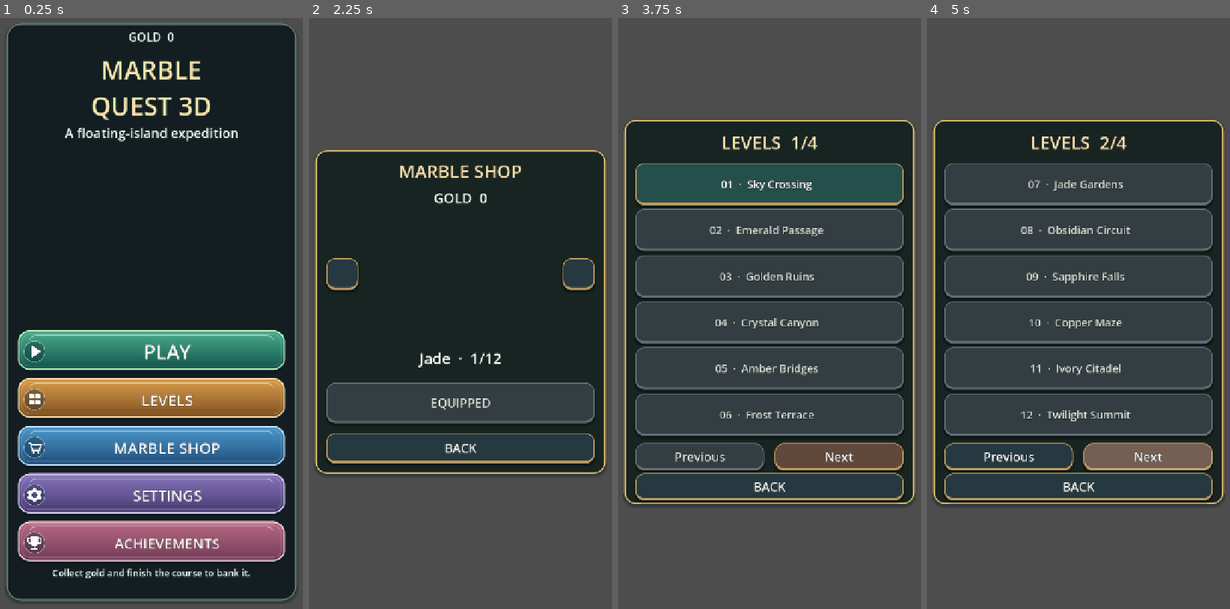
Above: before the commit, frames 1-4 (left to right).
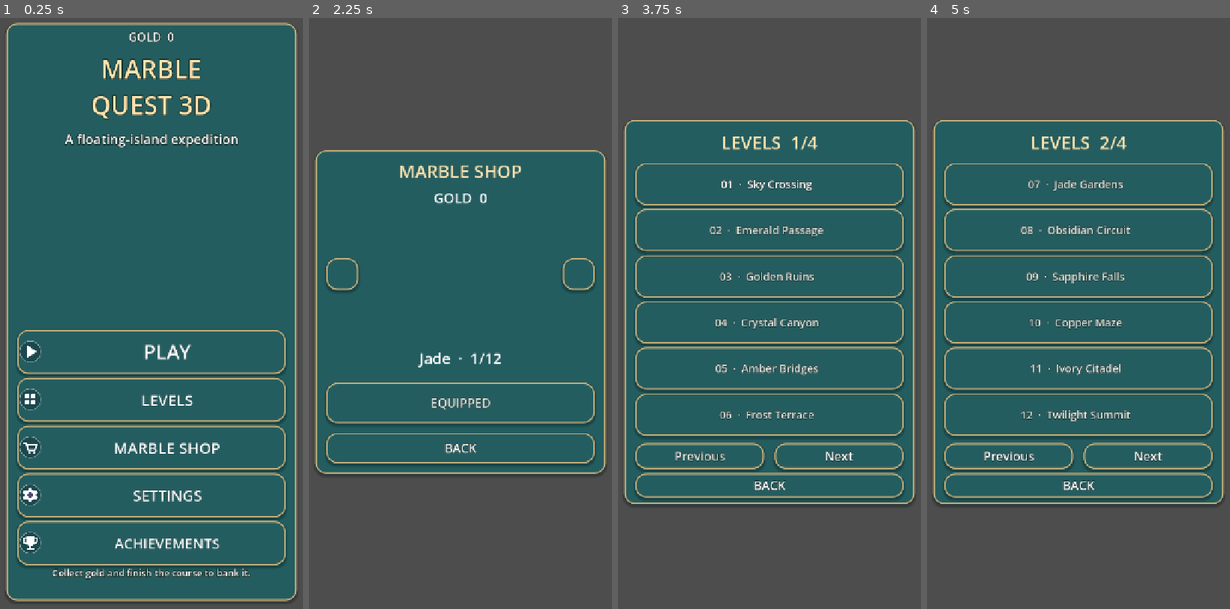
Above: after the commit, the same moments.

Repository: mhmmad444410aa-ai/MarbleQuest3D
Game: Godot game, scene res://main.tscn
The game is run twice, just before and just after one commit, with the same random seed, the same clock (stepped at 60 frames per second) and the same inputs.
Inputs:
- Up to frame 1 (0.25 s): no input
- Up to frame 2 (2.25 s): click "PLAY" at 0.5 s; click "PLAY" at 1.25 s; click "MARBLE SHOP" at 2 s
- Up to frame 3 (3.75 s): click "BACK" at 2.75 s; click "LEVELS" at 3.5 s
- Up to frame 4 (5 s): click "Next" at 4.25 s

The runs differ from the first frame. In frame 1, 90% of the frame differs, in the area x 1-99%, y 0-99%; in frame 2, 50%; in frame 3, 53%; in frame 4, 59%.

Commit message:
Import CC0 adventure and fantasy UI, remove rolling noise, increase bridge challenges

Diff:
--- a/scripts/quest.gd
+++ b/scripts/quest.gd
@@ -102,8 +102,9 @@
 
 var coins = 0
 var run_gold = 0
+var gust_zones: Array[Dictionary] = []
+var challenge_count = 0
 var effect_player: AudioStreamPlayer
-var rolling_player: AudioStreamPlayer
 var effects: Dictionary = {}
 var result_backdrop: Panel
 var result_symbol: TextureRect
@@ -584,6 +585,8 @@
     secret_platform = null
     orbs.clear()
     stage_hazards.clear()
+    gust_zones.clear()
+    challenge_count = 0
     if is_instance_valid(result_tween): result_tween.kill()
     result.scale = Vector2.ONE
     result.visible = false
@@ -715,17 +718,23 @@
         route_points.append(Vector3(float(pair[0]),route_height(i),float(pair[1])))
     var theme = stage_index%12
     var width: float = [4.8,4.5,4.2,4.4,4.0,4.6,4.7,4.1,4.3,4.2,4.6,4.0][theme]
-    if stage_index>=6: width -= 0.20
-    if stage_index>=12: width -= 0.20
-    if stage_index>=18: width -= 0.15
+    # Keep junctions spacious enough to turn; bridge difficulty increases sharply.
+    if stage_index>=6: width -= 0.30
+    if stage_index>=12: width -= 0.30
+    if stage_index>=18: width -= 0.25
     for i in range(route_points.size()-1):
         var a: Vector3 = route_points[i]
         var b: Vector3 = route_points[i+1]
         stage_length += a.distance_to(b)
         var segment_width = float(width)
-        if theme in [4,7,9,11] and i%2==1: segment_width -= 0.35
-        var segment = connect_decks(a,b,segment_width,i%3==1)
+        var long_span = a.distance_to(b)>=7.8
+        if stage_index>=2 and long_span and i>=1:
+            segment_width = minf(segment_width,3.0 if stage_index<6 else (2.65 if stage_index<12 else (2.35 if stage_index<18 else 2.05)))
+        elif theme in [4,7,9,11] and i%2==1: segment_width -= 0.25
+        var segment = connect_decks(a,b,segment_width,i%3==1 and stage_index<6)
         if i==2: bridge=segment
+        if stage_index>=2 and long_span and i>=1:
+            add_challenge(a,b,segment_width,i)
     for i in range(route_points.size()):
         var point: Vector3 = route_points[i]
         var size = float(width)+0.85 if i>0 and i<route_points.size()-1 else 6.0
@@ -771,6 +780,42 @@
     if is_instance_valid(sky_surface):
         sky_surface.sky_top_color = Color(SKY_COLORS[theme])
         sky_surface.sky_horizon_color = Color(SKY_COLORS[theme]).lerp(Color.WHITE,0.38)
+
+func add_challenge(a: Vector3,b: Vector3,width: float,index: int) -> void:
+    # Pairs of real moving bumpers along exposed bridge edges and a crosswind
+    # corridor. Centre remains traversable with precise steering and braking.
+    var tangent = (b-a).normalized()
+    var side = Vector3(-tangent.z,0,tangent.x)
+    var middle = (a+b)*0.5
+    var intensity = 0.7+float(stage_index)*0.075
+    var sign_value = -1.0 if index%2==0 else 1.0
+    var hazard = AnimatableBody3D.new()
+    course.add_child(hazard)
+    hazard.position = middle+side*sign_value*(width*0.5-0.12)+Vector3(0,0.22,0)
+    hazard.set_meta("cross_origin",hazard.position)
+    hazard.set_meta("cross_side",side*sign_value)
+    hazard.set_meta("cross_phase",float(index)*1.7)
+    hazard.set_meta("cross_amplitude",minf(0.22,width*0.08))
+    var size = Vector3(0.42,0.52,0.48)
+    var mesh = BoxMesh.new()
+    mesh.size = size
+    attach_mesh(hazard,mesh,Vector3.ZERO,palette_material("hazard_copper",Color("b76a39"),0.42,0.35))
+    collider(hazard,size,Vector3.ZERO)
+    stage_hazards.append(hazard)
+    # Yellow edge beacons indicate the wind corridor before entering it.
+    for edge in [-1.0,1.0]:
+        var post = CylinderMesh.new()
+        post.top_radius = 0.09
+        post.bottom_radius = 0.15
+        post.height = 0.48
+        post.radial_segments = 8
+        var warning = palette_material("wind_beacon",Color("f4b74b"),0.40,0.28)
+        warning.emission_enabled = true
+        warning.emission = Color("c88324")
+        warning.emission_energy_multiplier = 0.55
+        attach_mesh(course,post,middle-tangent*1.35+side*edge*(width*0.5-0.08)+Vector3(0,0.22,0),warning)
+    gust_zones.append({"centre":middle,"direction":tangent,"side":side,"width":width,"force":intensity,"phase":float(index)*1.7})
+    challenge_count += 1
 
 func landmark_column(pos: Vector3,height: float,colour: Color) -> void:
     var column = Node3D.new()
@@ -879,13 +924,27 @@
     clock += delta
     respawn_guard = maxf(0.0,respawn_guard-delta)
     for hazard in stage_hazards:
-        hazard.position.x = float(hazard.get_meta("origin_x")) + sin(clock * 1.45 + hazard.position.z)*0.24
+        if hazard.has_meta("cross_origin"):
+            var origin: Vector3 = hazard.get_meta("cross_origin")
+            var lateral: Vector3 = hazard.get_meta("cross_side")
+            var wave = sin(clock*2.2+float(hazard.get_meta("cross_phase")))
+            hazard.position = origin+lateral*wave*float(hazard.get_meta("cross_amplitude"))
+        else:
+            hazard.position.x = float(hazard.get_meta("origin_x")) + sin(clock * 1.45 + hazard.position.z)*0.24
     if is_instance_valid(secret_platform):
         secret_platform.position.y = secret_origin.y+sin(clock*1.4)*0.035
     var axis = move
     axis += Vector2(float(Input.is_physical_key_pressed(KEY_D))-float(Input.is_physical_key_pressed(KEY_A)),float(Input.is_physical_key_pressed(KEY_S))-float(Input.is_physical_key_pressed(KEY_W)))
     axis = axis.limit_length(1.0)
     ball.apply_central_force(Vector3(axis.x,0,axis.y) * (2.0 if braking else 13.5))
+    for zone in gust_zones:
+        var centre: Vector3 = zone["centre"]
+        var direction: Vector3 = zone["direction"]
+        var lateral: Vector3 = zone["side"]
+        var offset: Vector3 = ball.position-centre
+        if absf(offset.dot(direction))<1.55 and absf(offset.dot(lateral))<float(zone["width"])*0.5+0.2 and ball.position.y>centre.y and ball.position.y<centre.y+1.15:
+            var wind = sin(clock*1.65+float(zone["phase"]))*float(zone["force"])
+            ball.apply_central_force(lateral*wind*(0.35 if braking else 1.0))
     var horizontal = Vector2(ball.linear_velocity.x,ball.linear_velocity.z)
     if horizontal.length() > 4.7:
         var limited = horizontal.limit_length(4.7)
@@ -910,7 +969,7 @@
     won = true
     ball.set_deferred("freeze", true)
     move = Vector2.ZERO
-    var target_time = stage_length/2.5+12.0
+    var target_time = stage_length/(2.5+float(stage_index)*0.025)+8.0
     var stars = mini(lives, 3 if elapsed <= target_time else 2)
     var record: Dictionary = stage_records.get(str(stage_index),{})
     var previous_time = float(record.get("time",0.0))
@@ -954,8 +1013,8 @@
 
 func show_result() -> void:
     result_backdrop.visible = true
-    result_backdrop.add_theme_stylebox_override("panel",panel_style(Color("142d32") if won else Color("35252e"),Color("e9bd65") if won else Color("dc787e"),28))
-    result_symbol.texture = load("res://assets/royal_ui/victory.svg" if won else "res://assets/royal_ui/defeat.svg")
+    result_backdrop.add_theme_stylebox_override("panel",imported_style("fantasy_win" if won else "fantasy_lose",Color(0.75,0.72,0.65) if won else Color(0.72,0.52,0.54),false,true))
+    result_symbol.texture = tex("adventure_win" if won else "adventure_lose")
     result_symbol.visible = true
     result.visible = true
     result.pivot_offset = result.size*0.5
@@ -1147,20 +1206,34 @@
     style.shadow_offset = Vector2(0,2 if pressed else 4)
     return style
 
+func imported_style(key: String,tint: Color=Color.WHITE,round_shape: bool=false,frame: bool=false) -> StyleBox:
+    var texture = tex(key)
+    if texture==null: return texture_style("green_round" if round_shape else "green_rect",round_shape)
+    var style = StyleBoxTexture.new()
+    style.texture = texture
+    style.modulate_color = tint
+    if not round_shape:
+        var edge = minf(30.0,minf(texture.get_width(),texture.get_height())*0.32)
+        if frame: edge = minf(36.0,minf(texture.get_width(),texture.get_height())*0.37)
+        for side in [SIDE_LEFT,SIDE_TOP,SIDE_RIGHT,SIDE_BOTTOM]:
+            style.set_texture_margin(side,edge)
+            style.set_content_margin(side,12.0)
+    return style
+
 func skin_button(b: Button, theme_name: String, round_button: bool = false) -> void:
     if round_button:
         b.icon_alignment = HORIZONTAL_ALIGNMENT_CENTER
-        b.add_theme_stylebox_override("normal",royal_style("round",true))
-        b.add_theme_stylebox_override("hover",royal_style("round",true))
-        b.add_theme_stylebox_override("pressed",royal_style("round",true))
-        b.add_theme_stylebox_override("disabled",royal_style("round",true))
+        b.add_theme_stylebox_override("normal",imported_style("mobile_circle",Color.WHITE,true))
+        b.add_theme_stylebox_override("hover",imported_style("mobile_circle",Color(1.12,1.12,1.12),true))
+        b.add_theme_stylebox_override("pressed",imported_style("mobile_circle",Color(0.72,0.72,0.72),true))
+        b.add_theme_stylebox_override("disabled",imported_style("mobile_circle",Color(0.5,0.5,0.5),true))
     else:
-        var fill = Color("254f4b") if theme_name=="green" else (Color("62483a") if theme_name=="gold" else (Color("67383d") if theme_name=="red" else Color("263940")))
-        var edge = Color("b99a60")
-        b.add_theme_stylebox_override("normal",button_surface(fill,edge))
-        b.add_theme_stylebox_override("hover",button_surface(fill.lightened(0.12),edge.lightened(0.12)))
-        b.add_theme_stylebox_override("pressed",button_surface(fill.darkened(0.18),edge,true))
-        b.add_theme_stylebox_override("disabled",button_surface(Color("343d42"),Color("627078")))
+        var key = "adventure_brown" if theme_name in ["green","gold"] else ("adventure_red" if theme_name=="red" else "adventure_grey")
+        var tint = Color(0.80,0.94,0.88) if theme_name=="green" else (Color(0.88,0.91,1.0) if theme_name=="grey" else Color.WHITE)
+        b.add_theme_stylebox_override("normal",imported_style(key,tint))
+        b.add_theme_stylebox_override("hover",imported_style(key,tint.lightened(0.12)))
+        b.add_theme_stylebox_override("pressed",imported_style(key,tint.darkened(0.23)))
+        b.add_theme_stylebox_override("disabled",imported_style("adventure_grey",Color(0.48,0.48,0.48)))
     b.add_theme_stylebox_override("focus",StyleBoxEmpty.new())
 
 func panel_style(bg: Color, line: Color, radius: int) -> StyleBoxFlat:
@@ -1182,7 +1255,7 @@
     var panel = Panel.new()
     page.add_child(panel)
     panel.mouse_filter = Control.MOUSE_FILTER_IGNORE
-    panel.add_theme_stylebox_override("panel",panel_style(Color(0.09,0.14,0.13,0.96),Color("d8b66b"),24))
+    panel.add_theme_stylebox_override("panel",imported_style("adventure_panel",Color(0.88,0.88,0.88),false,true))
     pages[key] = page
     page_panels[key] = panel
     var title = label(page,"",38,Rect2())
@@ -1205,17 +1278,9 @@
         audio_player.stream = load("res://assets/ui/click.wav")
     effect_player = AudioStreamPlayer.new()
     add_child(effect_player)
-    rolling_player = AudioStreamPlayer.new()
-    add_child(rolling_player)
-    for key in ["pickup","bonus","win","fall","lose","roll"]:
+    for key in ["pickup","bonus","win","fall","lose"]:
         var path = "res://assets/ui/"+key+".wav"
         if ResourceLoader.exists(path): effects[key] = load(path)
-    if effects.has("roll"):
-        var rolling = effects["roll"] as AudioStreamWAV
-        rolling.loop_mode = AudioStreamWAV.LOOP_FORWARD
-        rolling.loop_begin = 0
-        rolling.loop_end = int(rolling.data.size()/2)
-        rolling_player.stream = rolling
     Engine.max_fps = fps
     var layer = CanvasLayer.new()
     add_child(layer)
@@ -1231,7 +1296,7 @@
     hud_panel = Panel.new()
     hud.add_child(hud_panel)
     hud_panel.mouse_filter = Control.MOUSE_FILTER_IGNORE
-    hud_panel.add_theme_stylebox_override("panel",panel_style(Color(0.06,0.15,0.17,0.89),Color("c1ac78"),24))
+    hud_panel.add_theme_stylebox_override("panel",imported_style("adventure_panel",Color(0.84,0.84,0.84),false,true))
     heading = label(hud,"",32,Rect2())
     help = label(hud,"",22,Rect2())
     stats = label(hud,"",26,Rect2())
@@ -1246,12 +1311,12 @@
         dot.mouse_filter = Control.MOUSE_FILTER_IGNORE
         life_icons.append(dot)
     restart = button(hud,"",Rect2())
-    restart.icon = tex("repeat")
+    restart.icon = tex("mobile_retry")
     skin_button(restart,"grey",true)
     restart.pressed.connect(func():
         if is_instance_valid(ball): reset_course())
     menu_button = button(hud,"",Rect2())
-    menu_button.icon = tex("pause")
+    menu_button.icon = tex("mobile_pause")
     skin_button(menu_button,"green",true)
     menu_button.pressed.connect(func(): show_screen("pause"))
     pad = Panel.new()
@@ -1301,7 +1366,7 @@
 
     menu = make_page("main")
     menu_panel = page_panels["main"]
-    menu_panel.add_theme_stylebox_override("panel",panel_style(Color(0.025,0.07,0.10,0.72),Color(0.60,0.77,0.78,0.42),32))
+    menu_panel.add_theme_stylebox_override("panel",imported_style("adventure_panel",Color(0.84,0.84,0.84),false,true))
     menu_title = page_titles["main"]
     menu_title.add_theme_font_size_override("font_size",54)
     menu_title.clip_text = false
@@ -1326,10 +1391,11 @@
     action(menu,"achievements","check",func(): show_screen("achievements"),"grey")
     for key in ["play","levels","shop","settings","achievements"]:
         var b: Button = actions[key]
-        var style_key = "menu_"+key
-        b.add_theme_stylebox_override("normal",royal_style(style_key))
-        b.add_theme_stylebox_override("hover",royal_style(style_key))
-        b.add_theme_stylebox_override("pressed",royal_style("menu_down"))
+        var art_key = "adventure_brown" if key in ["play","levels"] else "adventure_grey"
+        var colour = Color(0.88,1.0,0.88) if key=="play" else (Color(0.83,0.93,1.0) if key=="shop" else Color.WHITE)
+        b.add_theme_stylebox_override("normal",imported_style(art_key,colour))
+        b.add_theme_stylebox_override("hover",imported_style(art_key,colour.lightened(0.12)))
+        b.add_theme_stylebox_override("pressed",imported_style(art_key,colour.darkened(0.25)))
         b.icon = load("res://assets/royal_ui/icon_"+key+".svg")
         b.add_theme_constant_override("icon_max_width",49)
         b.add_theme_constant_override("h_separation",18)
@@ -1462,8 +1528,8 @@
     var my = 24.0
     place(menu_panel,px,my,pw,mh)
     place(main_balance,bx,my+8,bw,44)
-    place(menu_title,px+10,my+62,pw-20,150)
-    place(menu_subtitle,px+12,my+211,pw-24,48)
+    place(menu_title,px+18,my+57,pw-36,158)
+    place(menu_subtitle,px+12,my+226,pw-24,44)
     var by = h*0.53
     var bh = clampf((h-by-88)/5.45,58,108)
     place(menu_play,bx,by,bw,bh)
@@ -1478,7 +1544,7 @@
     actions["levels"].add_theme_font_size_override("font_size",33)
     actions["shop"].add_theme_font_size_override("font_size",33)
     if screen == "main":
-        place(preview_box,px+pw*0.14,my+255,pw*0.72,maxf(100,by-my-265))
+        place(preview_box,px+pw*0.14,my+278,pw*0.72,maxf(95,by-my-292))
 
     var sh = 690.0
     var sy = maxf(20,(h-sh)*0.5)
@@ -1619,6 +1685,7 @@
     play_again.text = word(9)
     result_home.text = word(5)
     menu_title.text = {"en":"MARBLE\nQUEST 3D","ar":"مغامرة الكرة\nثلاثية الأبعاد","pt":"MARBLE\nQUEST 3D"}[lang]
+    menu_title.add_theme_font_size_override("font_size",42 if lang=="ar" else 54)
     menu_subtitle.text = EXTRA[lang][2]
     menu_hint.text = {"en":"Collect gold and finish the course to bank it.","ar":"اجمع الذهب وأكمل المرحلة لحفظه.","pt":"Colete ouro e conclua a fase para guardá-lo."}[lang]
     menu_play.text = word(0)
@@ -1798,15 +1865,6 @@
         part.material_override = mat
 
 func _process(delta: float) -> void:
-    if is_instance_valid(rolling_player) and rolling_player.stream != null:
-        var speed = 0.0
-        if is_instance_valid(ball) and screen=="play" and not finished and sound_on and sound_volume>0.0 and absf(ball.linear_velocity.y)<1.8:
-            speed = Vector2(ball.linear_velocity.x,ball.linear_velocity.z).length()
-        if speed>0.18:
-            if not rolling_player.playing: rolling_player.play()
-            rolling_player.volume_db = linear_to_db(maxf(0.001,sound_volume*minf(speed/4.7,1.0)*0.27))
-            rolling_player.pitch_scale = 0.8+minf(speed/4.7,1.0)*0.4
-        elif rolling_player.playing: rolling_player.stop()
     if screen == "main" or screen == "play":
         visual_clock += delta
         for i in range(cloud_nodes.size()):
--- a/tools/smoke.gd
+++ b/tools/smoke.gd
@@ -43,7 +43,7 @@
         push_error("Smoke: actual bridge crossing failed at " + str(scene.ball.position))
         quit(1)
         return
-    if not ResourceLoader.exists("res://assets/royal_ui/joystick_base.svg") or not ResourceLoader.exists("res://assets/royal_ui/brake_active.svg") or scene.royal_textures.size() < 5:
+    if not ResourceLoader.exists("res://assets/royal_ui/joystick_base.svg") or not ResourceLoader.exists("res://assets/royal_ui/brake_active.svg") or scene.royal_textures.size() < 4:
         push_error("Smoke: royal UI artwork not imported")
         quit(1)
         return
@@ -58,6 +58,12 @@
         quit(1)
         return
     print("HD_MATERIALS_OK")
+    for key in ["adventure_brown","adventure_grey","adventure_red","adventure_panel","adventure_win","adventure_lose","fantasy_win","fantasy_lose","mobile_circle","mobile_retry","mobile_pause"]:
+        if scene.tex(key)==null:
+            push_error("Missing imported UI "+key)
+            quit(1)
+            return
+    print("IMPORTED_UI_OK")
     print("BRIDGE_AND_ROYAL_UI_OK")
     for language in ["ar","pt","en"]:
         scene.lang = language
@@ -113,7 +119,7 @@
     scene.owned.append(0)
     scene.equipped = 0
     scene.preview_index = 0
-    if scene.audio_player.stream == null or scene.effects.size()!=6 or scene.rolling_player.stream==null:
+    if scene.audio_player.stream == null or scene.effects.size()!=5 or scene.effects.has("roll"):
         push_error("Smoke: bundled UI click not loaded")
         quit(1)
         return
@@ -186,8 +192,12 @@
                     push_error("Blue bonus overlaps mandatory route "+str(stage+1))
                     quit(1)
                     return
+        if stage>=3 and scene.challenge_count<1:
+            push_error("Challenge course missing hazards "+str(stage+1))
+            quit(1)
+            return
         var waypoint = 1
-        for tick in range(4800):
+        for tick in range(5400):
             await physics_frame
             if scene.finished: break
             var target: Vector3 = scene.route_points[waypoint]
@@ -197,7 +207,7 @@
                 target=scene.route_points[waypoint]
                 error=Vector2(target.x-scene.ball.position.x,target.z-scene.ball.position.z)
             var velocity = Vector2(scene.ball.linear_velocity.x,scene.ball.linear_velocity.z)
-            scene.move = (error*0.8-velocity*0.32).limit_length(0.9)
+            scene.move = (error*0.8-velocity*0.40).limit_length(0.9)
         scene.move = Vector2.ZERO
         if not scene.won or scene.count != 3 or scene.falls != 0 or scene.lives != 3:
             push_error("Full route failed stage %d at %s waypoint %d pickups %d falls %d" % [stage+1,str(scene.ball.position),waypoint,scene.count,scene.falls])
Not shown, changed: export_presets.cfg
